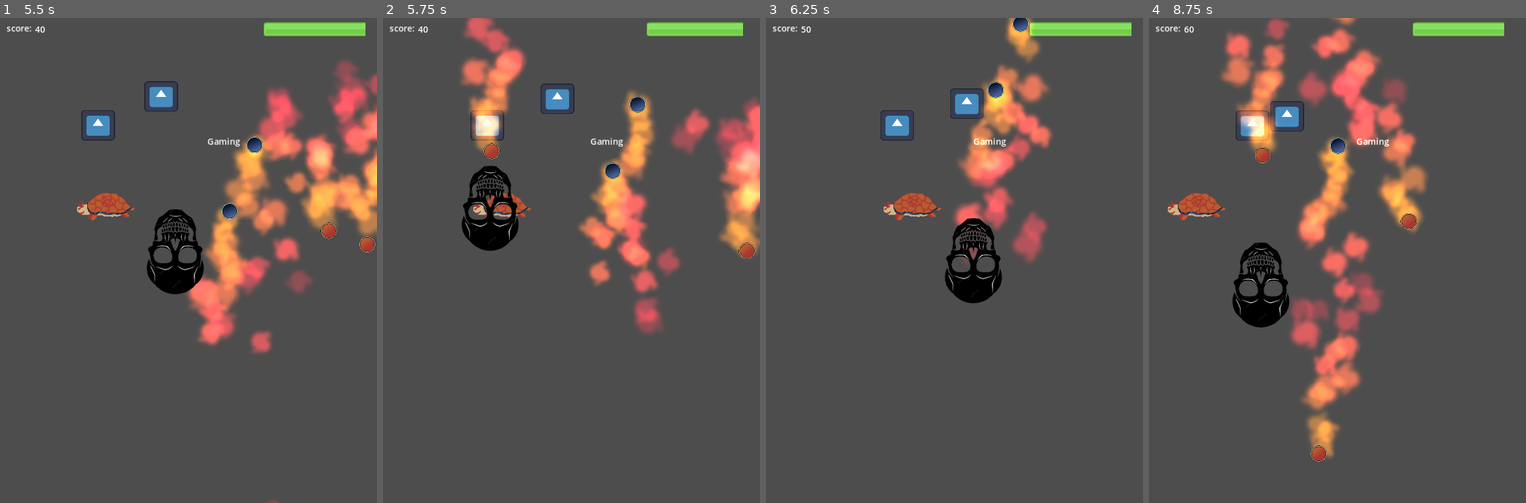
Above: before the commit, frames 1-4 (left to right).
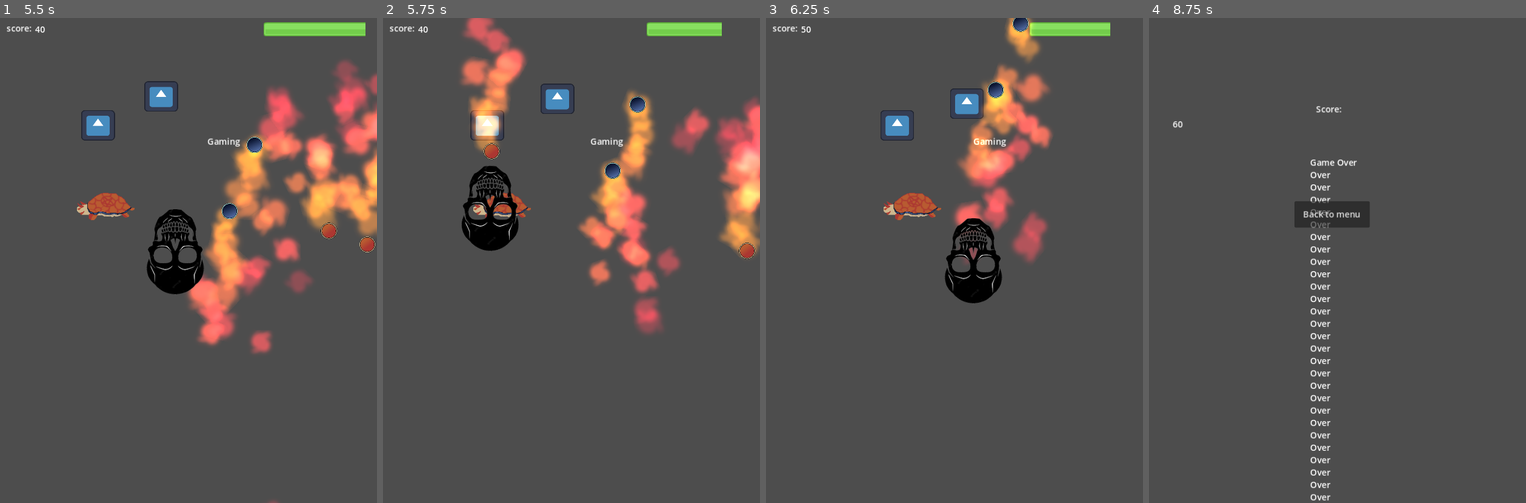
Above: after the commit, the same moments.

Repository: vaarnio/purgatory-gmtk2023
Game: Godot game, scene res://scenes/menu.tscn
The game is run twice, just before and just after one commit, with the same random seed, the same clock (stepped at 60 frames per second) and the same inputs. The engine's default icon, where the game draws it, is replaced by a stand-in: a white triangle on a blue panel in a dark square.
Inputs (mouse positions are in pixels of both pictures, inside the frame that each line leads up to):
- Up to frame 1 (5.5 s): click "Play" at 0.5 s; tap Enter (ui_accept) at 1.25, 1.52, 2.27, 3.77, 4.52, 5.27 s; move the mouse to (271, 236) at 1.27 s; move the mouse to (113, 284) at 2.02 s; move the mouse to (226, 153) at 2.77 s; move the mouse to (169, 357) at 3.52 s; move the mouse to (301, 333) at 4.27 s; move the mouse to (75, 187) at 5.02 s
- Up to frame 2 (5.75 s): no input
- Up to frame 3 (6.25 s): move the mouse to (973, 260) at 5.77 s
- Up to frame 4 (8.75 s): move the mouse to (1280, 139) at 6.52 s; tap Enter (ui_accept) at 6.77, 7.52, 8.27 s; move the mouse to (1420, 236) at 7.27 s; move the mouse to (1262, 284) at 8.02 s

Frame 1 is identical in both runs. In frame 2, 0.2% of the frame differs, in the area x 89-96%, y 0-4%; in frame 3, 0.2%; in frame 4, 19%, in the area x 1-95%, y 0-100%.
Error in both runs: Invalid call. Nonexistent function 'hit' in base 'CharacterBody2D (Player.gd)'. (res://scripts/Bullet.gd:56)

Commit message:
Add damage for touching enemies

Diff:
--- a/prefabs/blocking_enemy.tscn
+++ b/prefabs/blocking_enemy.tscn
@@ -1,10 +1,11 @@
-[gd_scene load_steps=4 format=3 uid="uid://d0yhdhkghyqba"]
+[gd_scene load_steps=5 format=3 uid="uid://d0yhdhkghyqba"]
 
 [ext_resource type="Texture2D" uid="uid://d0m5eepd4ha2u" path="res://assets/blocking_enemy_1.png" id="1_4avsp"]
 [ext_resource type="Script" path="res://scripts/blocking_enemy.gd" id="1_e1exp"]
+[ext_resource type="Script" path="res://scripts/bEnemyDetector.gd" id="3_xyiqa"]
 
 [sub_resource type="RectangleShape2D" id="RectangleShape2D_dhs4u"]
-size = Vector2(65, 20)
+size = Vector2(65, 35)
 
 [node name="blocking_enemy" type="CharacterBody2D" groups=["blocking_enemy"]]
 script = ExtResource("1_e1exp")
@@ -13,11 +14,19 @@
 texture = ExtResource("1_4avsp")
 
 [node name="shield" type="CollisionShape2D" parent="."]
-position = Vector2(4, -8)
-shape = SubResource("RectangleShape2D_dhs4u")
-
-[node name="tummy" type="CollisionShape2D" parent="."]
-position = Vector2(4, 12)
+position = Vector2(4, -0.5)
 shape = SubResource("RectangleShape2D_dhs4u")
 
 [node name="Timer" type="Timer" parent="."]
+
+[node name="Area2D" type="Area2D" parent="."]
+collision_layer = 3
+collision_mask = 3
+collision_priority = 2.0
+script = ExtResource("3_xyiqa")
+
+[node name="shield2" type="CollisionShape2D" parent="Area2D"]
+position = Vector2(4, -0.5)
+shape = SubResource("RectangleShape2D_dhs4u")
+
+[connection signal="body_entered" from="Area2D" to="Area2D" method="_on_body_entered"]
--- a/prefabs/frenemy.tscn
+++ b/prefabs/frenemy.tscn
@@ -1,7 +1,8 @@
-[gd_scene load_steps=4 format=3 uid="uid://c5m44qhpa8n54"]
+[gd_scene load_steps=5 format=3 uid="uid://c5m44qhpa8n54"]
 
 [ext_resource type="Script" path="res://scripts/Frenemy.gd" id="1_ibxak"]
 [ext_resource type="Texture2D" uid="uid://dtb8p3j42wqtc" path="res://assets/icon.svg" id="2_ieark"]
+[ext_resource type="Script" path="res://scripts/frenemyDetector.gd" id="3_gt7u6"]
 
 [sub_resource type="RectangleShape2D" id="RectangleShape2D_twx78"]
 size = Vector2(61, 58)
@@ -19,3 +20,15 @@
 [node name="CollisionShape2D" type="CollisionShape2D" parent="."]
 position = Vector2(-0.5, 0)
 shape = SubResource("RectangleShape2D_twx78")
+
+[node name="Area2D" type="Area2D" parent="."]
+collision_layer = 3
+collision_mask = 3
+collision_priority = 2.0
+script = ExtResource("3_gt7u6")
+
+[node name="CollisionShape2D" type="CollisionShape2D" parent="Area2D"]
+position = Vector2(-0.5, 0)
+shape = SubResource("RectangleShape2D_twx78")
+
+[connection signal="body_entered" from="Area2D" to="Area2D" method="_on_body_entered"]
--- a/scenes/bullet.tscn
+++ b/scenes/bullet.tscn
@@ -15,6 +15,7 @@
 radius = 15.0
 
 [node name="Area2D" type="Area2D"]
+collision_layer = 3
 collision_mask = 3
 script = ExtResource("1_exoot")
 move_speed = 600.0
--- /dev/null
+++ b/scripts/bEnemyDetector.gd
@@ -0,0 +1,16 @@
+extends Area2D
+
+
+# Called when the node enters the scene tree for the first time.
+func _ready():
+	pass # Replace with function body.
+
+
+# Called every frame. 'delta' is the elapsed time since the previous frame.
+func _process(delta):
+	pass
+
+
+func _on_body_entered(body):
+	if body.is_in_group("Player"):
+		PlayerVariables.take_damage(20)
--- /dev/null
+++ b/scripts/frenemyDetector.gd
@@ -0,0 +1,17 @@
+extends Area2D
+
+
+# Called when the node enters the scene tree for the first time.
+func _ready():
+	pass # Replace with function body.
+
+
+# Called every frame. 'delta' is the elapsed time since the previous frame.
+func _process(delta):
+	pass
+
+
+func _on_body_entered(body):
+	if body.is_in_group("Player"):
+		print("Toimii taas")
+		PlayerVariables.take_damage(30)
